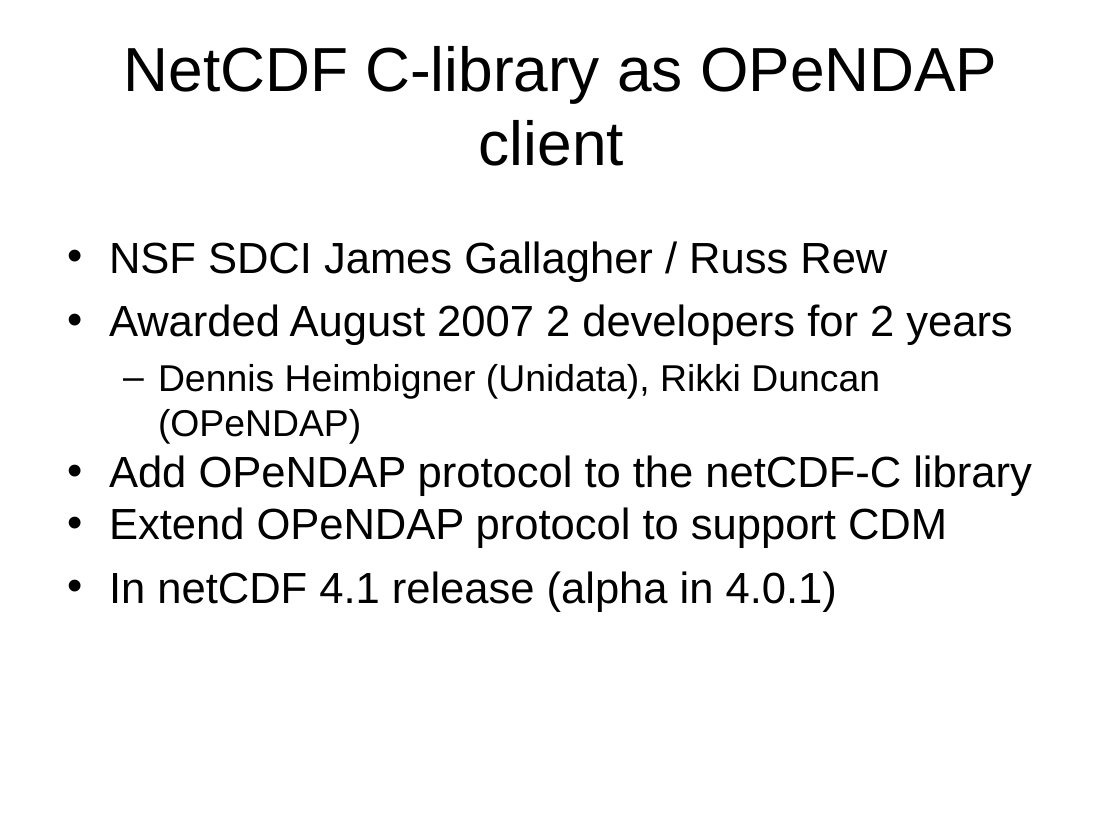
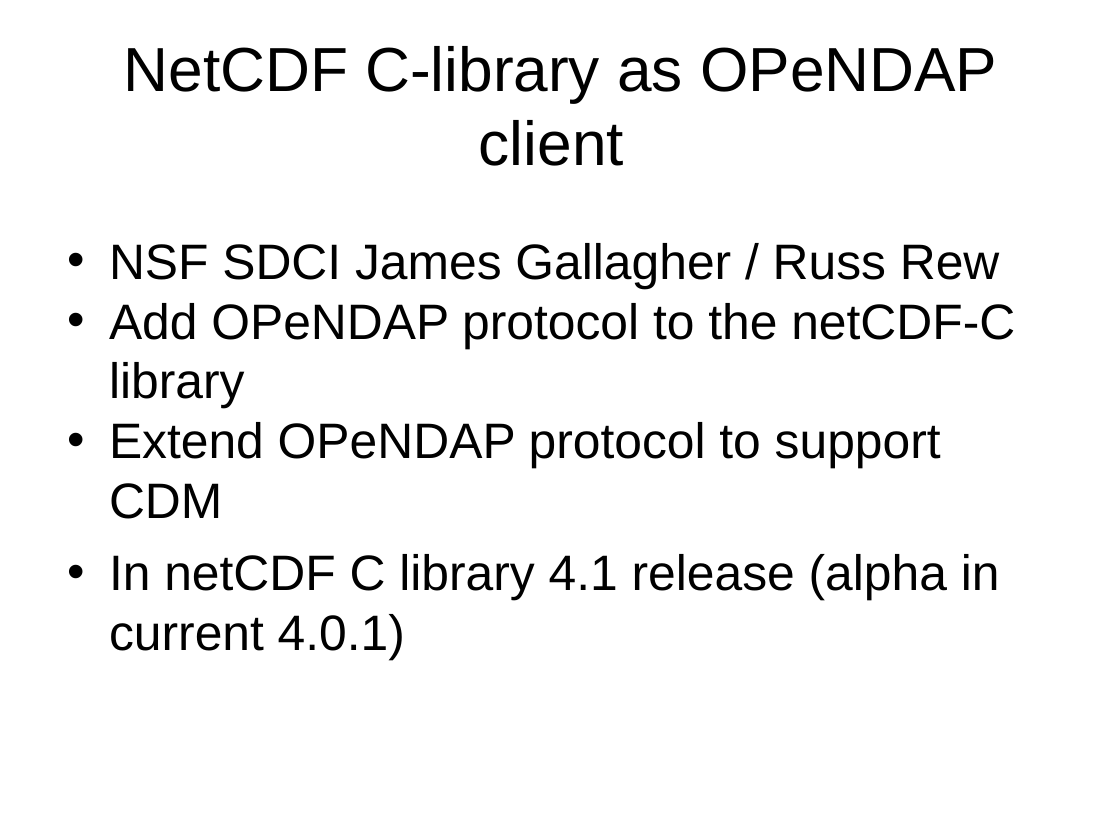
Before and after one commit to ooici-eoi/THREDDS, a slide deck: slide 11 of docs/web/thredds/tech/tutorial/TDS Data Services.ppt (slide 6 before the commit). Drawn at 1120x840 pixels with LibreOffice and Linux fonts; fonts in the diff are those of the drawing; background and template pictures are left out. Boxes give left, top, right and bottom in pixels: in the first picture for what was removed or moved away, otherwise in the second. Text is boxed around its words. In the diff, an @@ line names an element or a change of style, - is before the commit and + after.

```diff
--- a/docs/web/thredds/tech/tutorial/TDS Data Services.ppt
+++ b/docs/web/thredds/tech/tutorial/TDS Data Services.ppt
@@ text at bbox=[109, 243, 1015, 519]: size 28 to 32 pt in "NSF SDCI James Gallagher / Russ Rew", "Add OPeNDAP protocol to the netCDF-C library", "Extend OPeNDAP protocol to support CDM" @@
@@ text at bbox=[109, 304, 1012, 444]: paragraphs removed @@
-• Awarded August 2007 2 developers for 2 years
-  – Dennis Heimbigner (Unidata), Rikki Duncan (OPeNDAP)
@@ text at bbox=[109, 554, 1000, 660]: text changed; size 28 to 32 pt @@
-• In netCDF 4.1 release (alpha in 4.0.1)
+• In netCDF C library 4.1 release (alpha in current 4.0.1)
```
Also in this commit, not shown: 9 other slides changed, 11 slides added, 5 other files.
